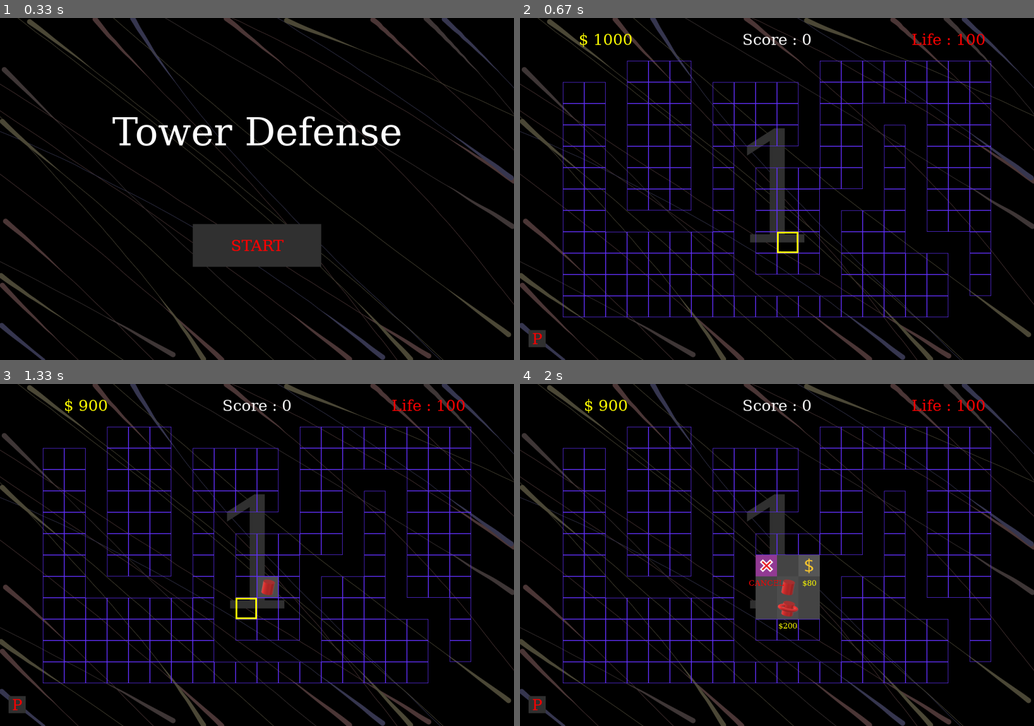
Above: before the commit, frames 1-4 (two rows, left to right).
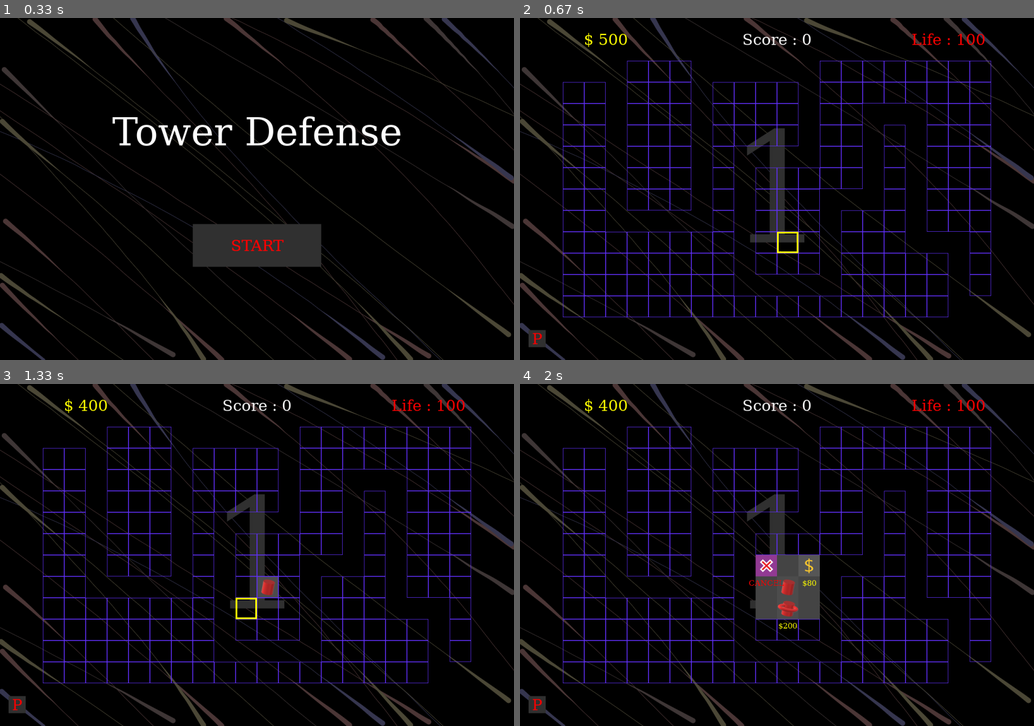
Above: after the commit, the same moments.

Repository: donghyun-daniel/Pygame
Game: pygame game, started from Tower_Defense/Tower_defense_main.py
Two runs of this game, one before a commit and one after it. Both use one fixed random seed, a clock stepped at 60 frames per second and the inputs below.
Inputs (mouse positions are in pixels of both pictures, inside the frame that each line leads up to):
- Up to frame 1 (0.33 s): no input
- Up to frame 2 (0.67 s): click "START" at 0.38 s
- Up to frame 3 (1.33 s): click (262, 575) at 0.72 s; click (246, 609) at 1.05 s
- Up to frame 4 (2 s): click (787, 585) at 1.38 s; click (787, 438) at 1.72 s

Frame 1 is identical in both runs. In frame 2, 0.2% of the frame differs, in the area x 11-22%, y 4-9%; in frame 3, less than 0.1%; in frame 4, less than 0.1%.

Commit message:
Tower_defense update Maybe it will be better with effect

Diff:
--- a/Tower_Defense/Tower.py
+++ b/Tower_Defense/Tower.py
@@ -14,7 +14,7 @@
              [50,100,200],
              [100,200,400]]
 tower_range=[[300, 310, 320],
-             [100, 110, 120],
+             [150, 160, 170],
              [400, 420, 440]]
 
 class Button():
@@ -288,7 +288,7 @@
         for e in enemy:
             dist= int(math.sqrt((self.button.centerx-e.button.centerx)*(self.button.centerx-e.button.centerx) + (self.button.centery-e.button.centery)*(self.button.centery-e.button.centery)))
             if dist<=self.range: #target is in the range
-                if self.delay%self.atk_speed==0:
+                if self.delay>=self.atk_speed:
                     e.hp-=self.dmg
                     self.delay = 0
                     if e.hp<=0: # if enemy killed
--- a/Tower_Defense/Tower_defense_main.py
+++ b/Tower_Defense/Tower_defense_main.py
@@ -21,13 +21,13 @@
 
 def stage_enemy_small(cnt, hp, small_interval, E, s):
     if cnt%small_interval==0:
-        E.append(Enemy(hp, 10, "small"))  # hp, gold, kind
+        E.append(Enemy(hp, 5, "small"))  # hp, gold, kind
         s[stage_index][0]-=1
 
 
 def stage_enemy_big(cnt, hp, big_interval, E, s):
     if cnt%big_interval==0:
-        E.append(Enemy(hp, 10, "big"))  # hp, gold, kind
+        E.append(Enemy(hp, 15, "big"))  # hp, gold, kind
         s[stage_index][1]-=1
 
 #First Screen
@@ -65,19 +65,23 @@
 pause_font = pygame.font.SysFont('georgia', 300)
 pause_render = pause_font.render('PAUSE', True, (200, 200, 200))
 isPause=False
-money, score, life = 1000, 0, 100
+money, score, life = 500, 0, 100
 build_state, where_click= False, False # "where" is the pos where the mouse click on avail place
 build_info=0
+small_hp=100
+big_hp=450
 cnt=-1
 
 #make Enemy's list
 E=[]
 stage_enemy=[]#small_num, big_num
 for i in range(0, 50):
-    if i%3==2:
-        stage_enemy.append([i * 3, i * 3])
+    if i%10 ==1:
+        stage_enemy.append([0, i * 3])
+    elif i%3==2:
+        stage_enemy.append([i * 3, i])
     else:
-        stage_enemy.append([i * 5 + 5, 0])
+        stage_enemy.append([i * 6 + 5, 0])
 stage_index=0
 
 while True: #Game Screen of TD
@@ -110,9 +114,9 @@
                         if tower[i][j].delay<tower[i][j].atk_speed: #manage tower atk speed
                             tower[i][j].delay+=1
                         drop_gold = Tower.tower_attack(tower[i][j], E)
-                        if drop_gold:
+                        if drop_gold: #Collect the drop gold
                             money+=drop_gold
-                        if tower[i][j].button.collidepoint(mouse):
+                        if tower[i][j].button.collidepoint(mouse): #Show tower's atk range
                             pygame.draw.circle(game_screen.screen, (100, 200, 100), tower[i][j].button.center, tower[i][j].range, 1)
 
 
@@ -137,12 +141,15 @@
 
         if cnt>=300: #stage start interval
             if stage_enemy[stage_index][0] > 0 and cnt>=500:
-                stage_enemy_small(cnt, 100+(stage_index//10)*20, 10, E, stage_enemy) # cnt, hp, small_interval, big_interval, E, s
+                stage_enemy_small(cnt, small_hp, 10, E, stage_enemy) # cnt, hp, small_interval, big_interval, E, s
             if stage_enemy[stage_index][1] > 0:
-                stage_enemy_big(cnt, 200+(stage_index//10)*50, 40, E, stage_enemy) # cnt, hp, small_interval, big_interval, E, s
+                stage_enemy_big(cnt, big_hp , 40, E, stage_enemy) # cnt, hp, small_interval, big_interval, E, s
             if stage_enemy[stage_index]==[0,0] and len(E)==0: #Everthing made or All enemy is dead
+                small_hp = int(small_hp*1.1)
+                big_hp = int(big_hp*1.1)
                 cnt=0
                 stage_index+=1
+                score+=life
 
         #move enemy
         i=0
@@ -151,6 +158,7 @@
                 if E[i].hp>0:
                     life-=(E[i].hp//20)
                 del E[i]
+                score+=5
                 i -= 1
             else:
                 Enemy.draw_Enemy(E[i],game_screen.screen)
